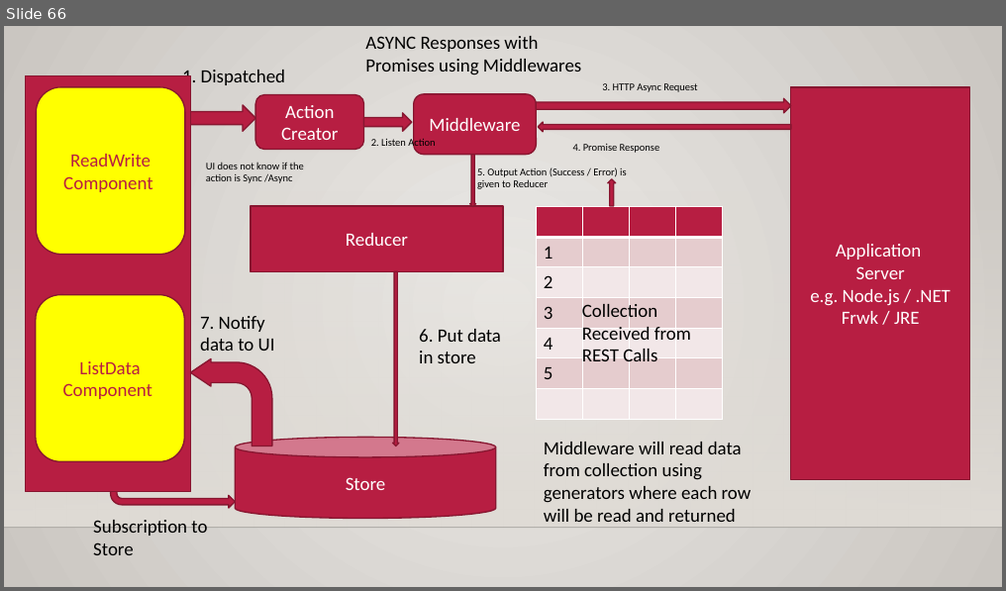
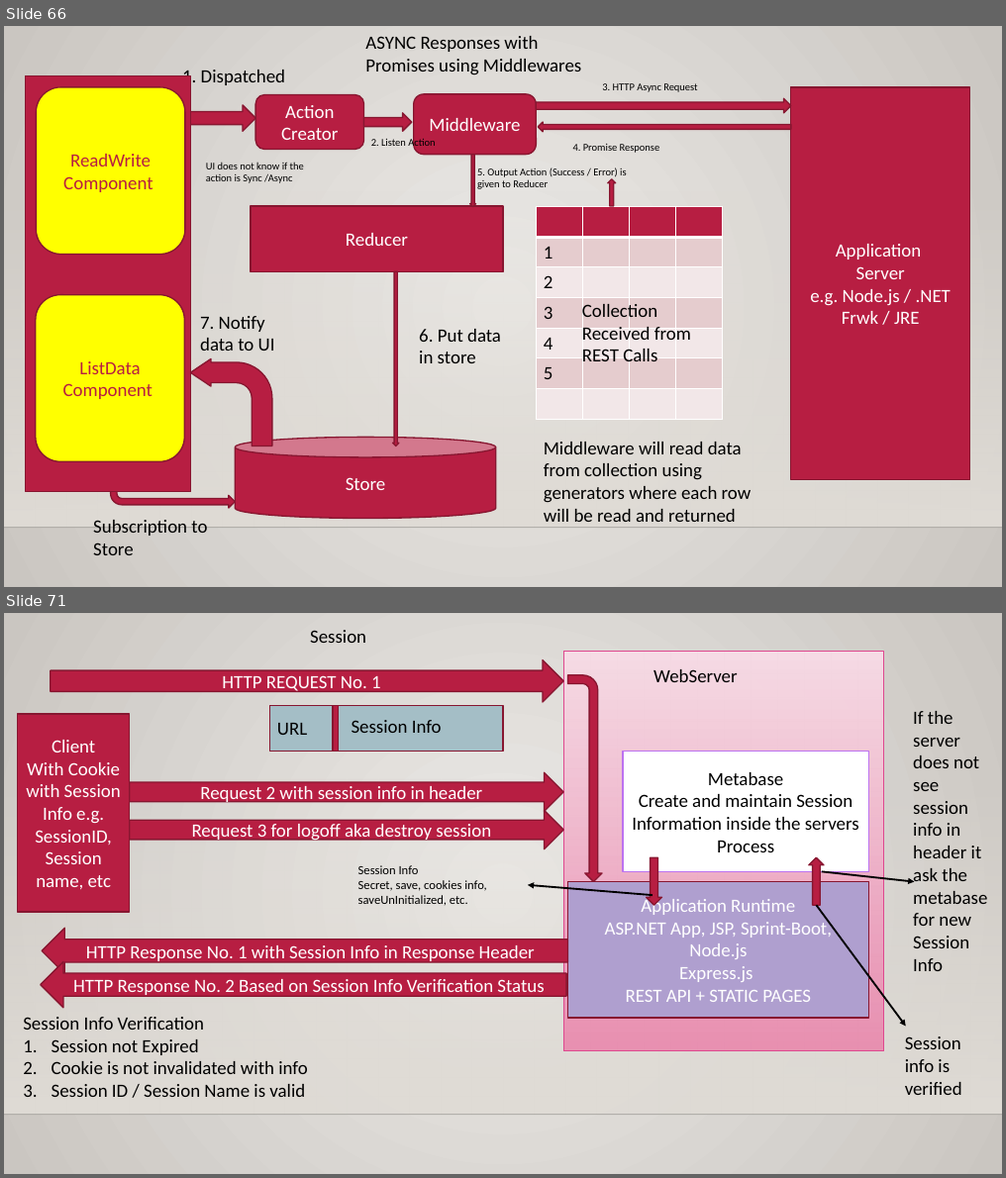
Before and after one commit to maheshsabnis/blazejan2021, a slide deck: Training_Notes_PPTs.pptx. Shown one above the other, each under a label of ours: slide 66 before the commit, slides 66 and 71 after it; the slides between them are not shown. The pictures are 1006x591 and 1006x1178 pixels, drawn with LibreOffice and Linux fonts; fonts in the diff are those of the drawing; background and template pictures are left out. Boxes give left, top, right and bottom in pixels: in the first picture for what was removed or moved away, otherwise in the second. Text is boxed around its words. In the diff, an @@ line names an element or a change of style, - is before the commit and + after.

```diff
--- a/Training_Notes_PPTs.pptx
+++ b/Training_Notes_PPTs.pptx
@@ slide 71 added at (4,613,1002,1174), background gradient #ECEAE7 to #CAC7C1; not listed: 2 template elements that a slide beside it also shows @@
@@ text added at (310,630,366,643), 18 pt, text #000000 @@
+Session
@@ right arrow added at (51,661,564,702), fill #B71E42, outline #871631 1.25 pt, 18 pt, text #FFFFFF @@
+HTTP REQUEST No. 1
@@ rectangle added at (564,652,884,1051), fill gradient #F7DCE5 to #EA8AAE, outline #DE478E 0.75 pt @@
@@ text added at (653,669,738,682), 18 pt, text #000000 @@
+WebServer
@@ bent arrow added at (567,675,602,881), fill #B71E42, outline #871631 1.25 pt @@
@@ rectangle added at (18,714,130,912), fill #B71E42, outline #871631 1.25 pt, 18 pt, text #FFFFFF @@
+Client
+With Cookie with Session Info e.g. SessionID, Session name, etc
@@ rectangle added at (269,705,503,751), fill #A4BEC6, outline #871631 1.25 pt @@
@@ text added at (277,723,307,735), 18 pt, text #000000 @@
+URL
@@ rectangle added at (333,705,339,751), fill #B71E42, outline #871631 1.25 pt @@
@@ text added at (351,720,442,733), 18 pt, text #000000 @@
+Session Info
@@ text added at (913,711,987,971), 18 pt, text #000000 @@
+If the server does not see session info in header it ask the metabase for new Session Info
@@ rectangle added at (623,752,869,872), fill #FFFFFF, outline #BC72F0 1.25 pt, 18 pt, text #000000 @@
+Metabase
+Create and maintain Session Information inside the servers Process
@@ right arrow added at (130,772,564,811), fill #B71E42, outline #871631 1.25 pt, 18 pt, text #FFFFFF @@
+Request 2 with session info in header
@@ right arrow added at (130,811,564,850), fill #B71E42, outline #871631 1.25 pt, 18 pt, text #FFFFFF @@
+Request 3 for logoff aka destroy session
@@ text added at (358,865,487,905), 12 pt, text #000000 @@
+Session Info
+Secret, save, cookies info, saveUnInitialized, etc.
@@ down arrow added at (647,858,662,905), fill #B71E42, outline #871631 1.25 pt @@
@@ up arrow added at (809,858,824,905), fill #B71E42, outline #871631 1.25 pt @@
@@ arrow added from (822, 872) to (915, 881), #000000 1.75 pt @@
@@ arrow added from (652, 895) to (528, 885), #000000 1.75 pt @@
@@ rectangle added at (567,881,868,1018), fill #AF9FCF, outline #871631 1.25 pt, 18 pt, text #FFFFFF @@
+Application Runtime
+ASP.NET App, JSP, Sprint-Boot, Node.js
+Express.js
+REST API + STATIC PAGES
@@ arrow added from (816, 905) to (906, 1026), #000000 1.75 pt @@
@@ left arrow added at (42,928,567,973), fill #B71E42, outline #871631 1.25 pt, 18 pt, text #FFFFFF @@
+HTTP Response No. 1 with Session Info in Response Header
@@ left arrow added at (41,961,567,1008), fill #B71E42, outline #871631 1.25 pt, 18 pt, text #FFFFFF @@
+HTTP Response No. 2 Based on Session Info Verification Status
@@ text added at (23,1017,308,1097), 18 pt, text #000000 @@
+Session Info Verification
+1. Session not Expired
+2. Cookie is not invalidated with info
+3. Session ID / Session Name is valid
@@ text added at (905,1037,962,1095), 18 pt, text #000000 @@
+Session info is verified
```
Also in this commit, not shown: 5 other slides added, 27 other files.
